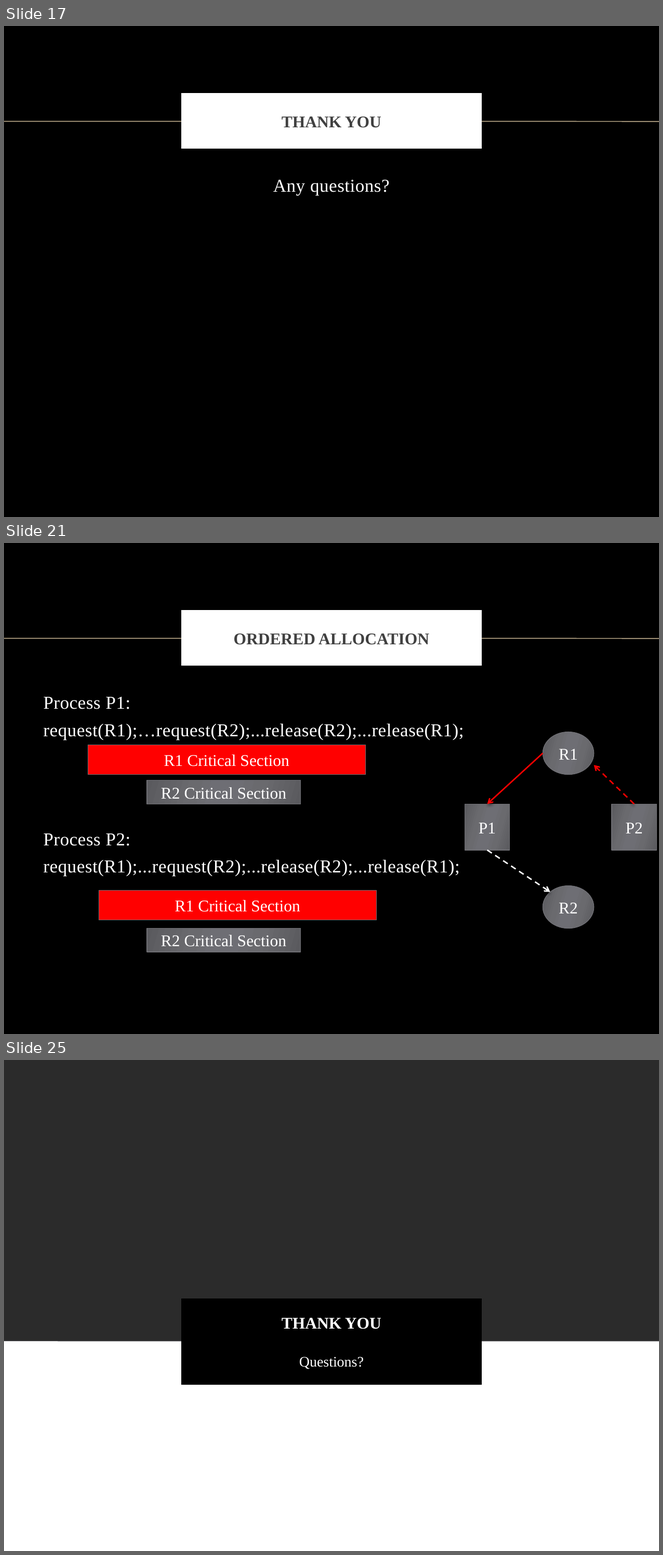
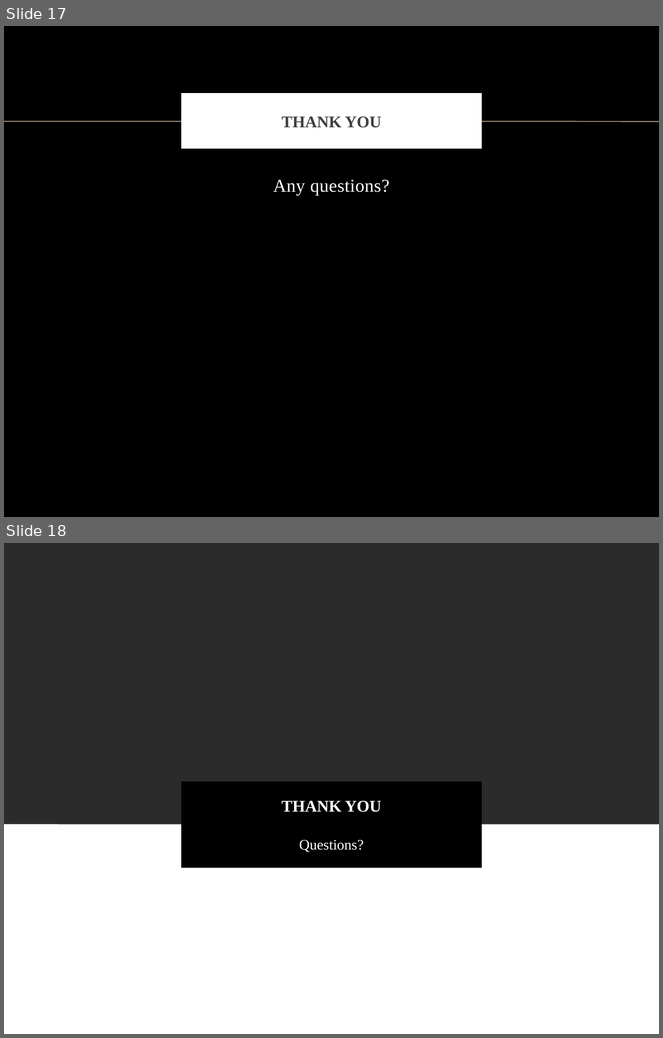
Before and after one commit to vong-srey/Paravantage, a slide deck: Deadlock.pptx. Shown one above the other, each under a label of ours: slides 17, 21 and 25 before the commit, slides 17 and 18 after it; the slides between them are not shown. The pictures are 663x1555 and 663x1038 pixels, drawn with LibreOffice and Linux fonts; fonts in the diff are those of the drawing; background and template pictures are left out; a plain dark background stands for a picture behind light text. Boxes give left, top, right and bottom in pixels: in the first picture for what was removed or moved away, otherwise in the second. Text is boxed around its words. In the diff, an @@ line names an element or a change of style, - is before the commit and + after.

```diff
--- a/Deadlock.pptx
+++ b/Deadlock.pptx
@@ slide 21 removed at [4,543,659,1034], background picture (left out); not listed: 1 template element that a slide beside it also shows @@
@@ title removed at [184,613,479,664] @@
-ORDERED ALLOCATION
@@ text removed at [44,697,464,877] @@
-Process P1:
-request(R1);…request(R2);...release(R2);...release(R1);
-Process P2:
-request(R1);...request(R2);...release(R2);...release(R1);
@@ rectangle removed at [88,745,366,774] @@
-R1 Critical Section
@@ ellipse removed at [543,732,594,775] @@
-R1
@@ arrow removed from (543, 753) to (488, 805) @@
@@ arrow removed from (634, 805) to (594, 765) @@
@@ rectangle removed at [147,781,300,805] @@
-R2 Critical Section
@@ rectangle removed at [465,805,510,850] @@
-P1
@@ rectangle removed at [612,805,657,850] @@
-P2
@@ arrow removed from (488, 850) to (551, 892) @@
@@ rectangle removed at [99,891,377,921] @@
-R1 Critical Section
@@ ellipse removed at [543,886,594,929] @@
-R2
@@ rectangle removed at [147,929,300,953] @@
-R2 Critical Section
@@ what was slide 25 is now slide 18 @@
```
Also in this commit, not shown: 6 other slides removed.
